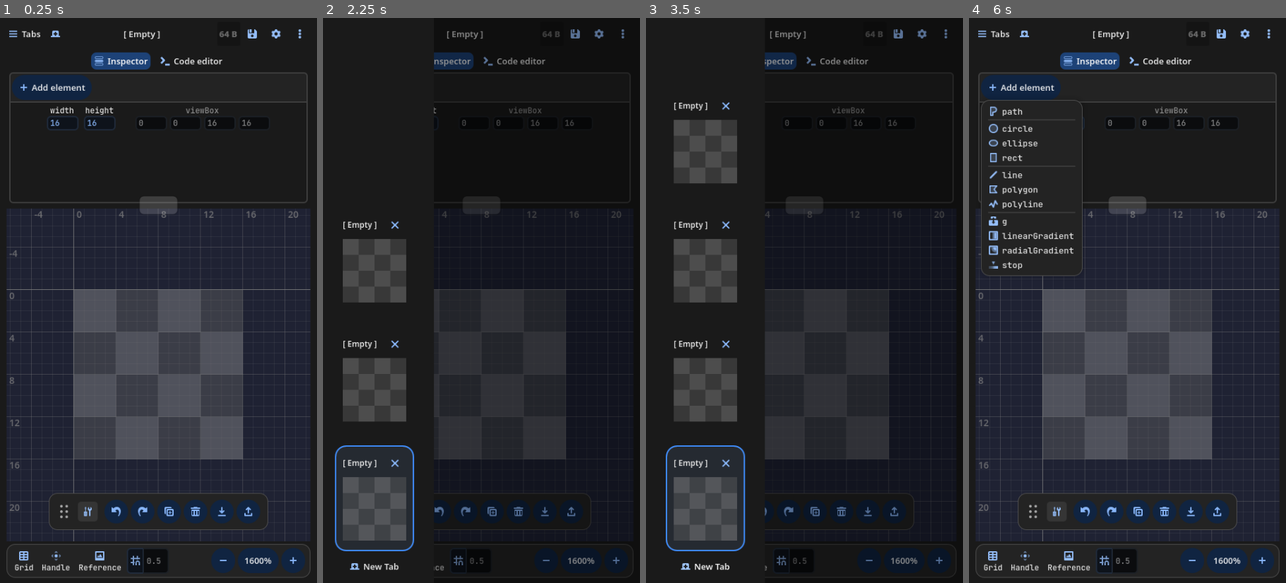
Above: before the commit, frames 1-4 (left to right).
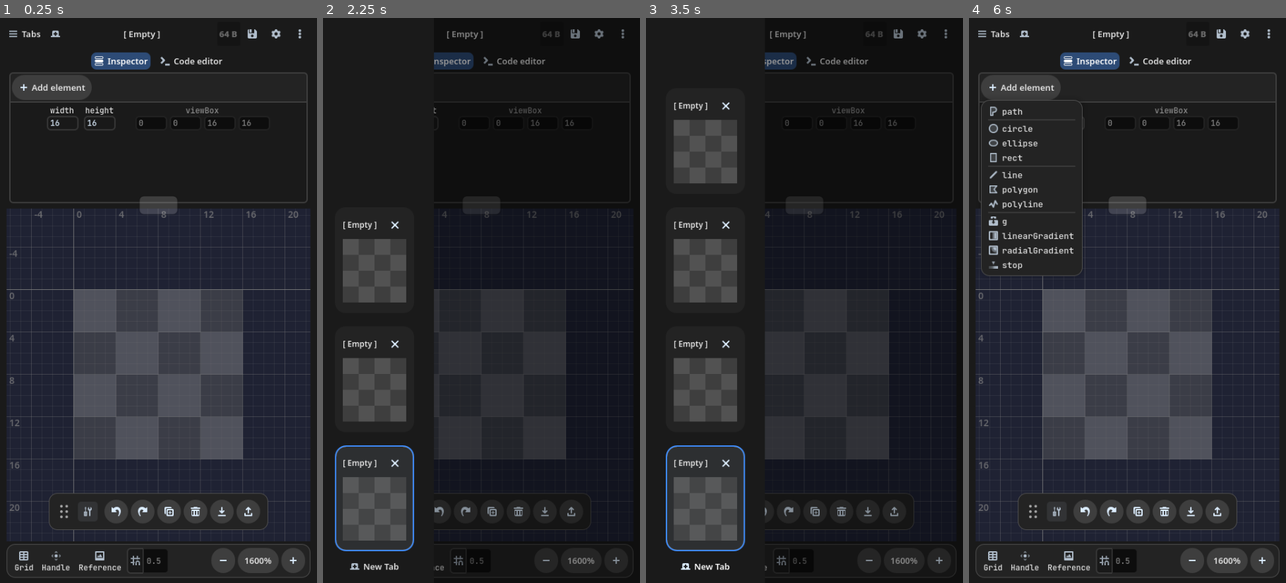
Above: after the commit, the same moments.

Repository: syntaxerror247/VectorTouch
Game: Godot game, scene res://src/ui_parts/editor_scene.tscn
Same seed, same stepped clock (60 frames per second), same inputs: the game is played once before the commit and once after it.
Inputs (mouse positions are in pixels of both pictures, inside the frame that each line leads up to):
- Up to frame 1 (0.25 s): no input
- Up to frame 2 (2.25 s): click (376, 34) at 0.5 s; click (376, 34) at 1.25 s; click "Tabs" at 2 s
- Up to frame 3 (3.5 s): click "New Tab" at 2.75 s
- Up to frame 4 (6 s): click "New Tab" at 3.5 s; click "[ Empty ]" at 4.25 s; click "Inspector" at 5 s; click "Add element" at 5.75 s

The runs differ from the first frame. In frame 1, 3.7% of the frame differs, in the area x 2-97%, y 2-99%; in frame 2, 2.4%; in frame 3, 2.3%; in frame 4, 3.9%.

Commit message:
Sync theme color generation with GodSVG

Diff:
--- a/src/utils/ThemeUtils.gd
+++ b/src/utils/ThemeUtils.gd
@@ -8,8 +8,7 @@
 static var accent_color: Color
 static var is_theme_dark: bool
 
-static var max_contrast_color: Color
-static var min_contrast_color: Color
+static var max_contrast_color: Color  # White on dark theme, black on light theme.
 static var extreme_theme_color: Color  # Black on dark theme, white on light theme.
 static var tinted_contrast_color: Color  # Base color used to derive icon colors and other UI elements.
 static var gray_color: Color  # Light gray on dark theme, darker gray on light theme.
@@ -18,8 +17,8 @@
 
 static var warning_icon_color: Color
 static var info_icon_color: Color
-static var folder_color: Color = Color.BLUE
-static var text_file_color: Color = Color.DARK_GRAY
+static var folder_color: Color
+static var text_file_color: Color
 
 static var hover_selected_inspector_frame_inner_color: Color
 static var hover_selected_inspector_frame_title_color: Color
@@ -87,26 +86,24 @@
 static var icon_hover_color: Color
 static var icon_pressed_color: Color
 
-static var translucent_button_color_disabled: Color
 static var flat_button_color_disabled: Color
 static var context_button_color_disabled: Color
 
 static var subtle_flat_panel_color: Color
 static var contrast_flat_panel_color: Color
 static var overlay_panel_inner_color: Color
-static var overlay_panel_subtler_inner_color: Color
+static var overlay_panel_border_color: Color
 
 static var scrollbar_pressed_color: Color
 
 static var line_edit_focus_color: Color
 static var line_edit_inner_color: Color
 static var line_edit_normal_border_color: Color
+static var mini_line_edit_inner_color: Color
 static var mini_line_edit_normal_border_color: Color
 static var line_edit_inner_color_disabled: Color
 static var line_edit_border_color_disabled: Color
 
-static var tab_container_panel_inner_color: Color
-static var tab_container_panel_border_color: Color
 static var text_edit_alternative_inner_color: Color
 
 static var selected_tab_color: Color
@@ -114,21 +111,21 @@
 
 static func color_difference(color1: Color, color2: Color) -> float:
 	return (absf(color1.r - color2.r) + absf(color1.g - color2.g) + absf(color1.b - color2.b)) / 3.0
-
 
 static func recalculate_colors() -> void:
 	base_color = Configs.savedata.base_color
 	accent_color = Configs.savedata.accent_color
-	is_theme_dark = base_color.get_luminance() < 0.5
-
-	extreme_theme_color = Color.BLACK if is_theme_dark else Color.WHITE
-	max_contrast_color = Color(1, 1, 1, 0.94) if is_theme_dark else Color(0, 0, 0, 0.87)
-	min_contrast_color = Color(1, 1, 1, 0.24) if is_theme_dark else Color(0, 0, 0, 0.24)
-
-	tinted_contrast_color = accent_color.lerp(max_contrast_color, 0.4)
-	gray_color = base_color.lerp(max_contrast_color, 0.5)
+	is_theme_dark = (base_color.get_luminance() < 0.5)
+
+	max_contrast_color = Color("#fff") if is_theme_dark else Color("000")
+	extreme_theme_color = Color("#000") if is_theme_dark else Color("fff")
+	tinted_contrast_color = Color("#def") if is_theme_dark else Color("061728")
+	gray_color = Color("808080") if is_theme_dark else Color("666")
 	tinted_gray_color = tinted_contrast_color.blend(Color(extreme_theme_color, 0.475))
-	black_or_white_counter_accent_color = extreme_theme_color if is_theme_dark else max_contrast_color
+	black_or_white_counter_accent_color = Color("#000") if accent_color.get_luminance() > 0.625 else Color("fff")
+
+	warning_icon_color = Color("fca") if is_theme_dark else Color("96592c")
+	info_icon_color = Color("acf") if is_theme_dark else Color("3a6ab0")
 	folder_color = Color("88b6dd") if is_theme_dark else Color("528fcc")
 	text_file_color = Color("fec") if is_theme_dark else Color("cc9629")
 
@@ -144,49 +141,53 @@
 	inspector_frame_title_color = inspector_frame_inner_color.lerp(max_contrast_color, 0.02)
 	inspector_frame_border_color = Color.from_hsv(0.6, 0.5, 0.35) if ThemeUtils.is_theme_dark else Color.from_hsv(0.6, 0.5, 0.875)
 
-	# Icons
-	warning_icon_color = Color("#FFD54F")
-	info_icon_color = Color("#64B5F6")
-	var icon_base = accent_color.lerp(max_contrast_color, 0.4)
+	intermediate_color = base_color
 	if is_theme_dark:
-		icon_normal_color  = icon_base.lightened(0.1)
-		icon_hover_color   = icon_base.lightened(0.2)
-		icon_pressed_color = icon_base.darkened(0.1)
+		intermediate_color.s *= 0.96
+		intermediate_color.v = 0.25 + 0.4 * sqrt(intermediate_color.v)
+		if is_zero_approx(base_color.s):
+			intermediate_color.h = accent_color.h
+		elif base_color.h <= 5/6.0 and base_color.h > 1/6.0:
+			intermediate_color.h = move_toward(intermediate_color.h, 1/6.0, 0.05)
 	else:
-		icon_normal_color  = icon_base.darkened(0.05)
-		icon_hover_color   = icon_base
-		icon_pressed_color = icon_base.darkened(0.15)
-
-	# Intermediate/neutral variants
-	intermediate_color = accent_color.lerp(extreme_theme_color, 0.6)
+		intermediate_color.s = 0.3 + 0.4 * sqrt(intermediate_color.s)
+		intermediate_color.v *= 0.92
+		if is_zero_approx(base_color.s):
+			if not is_zero_approx(accent_color.s):
+				intermediate_color.h = accent_color.h
+			else:
+				intermediate_color.s = 0
+				intermediate_color.v *= 0.9
+
 	desaturated_color = intermediate_color.lerp(gray_color, 0.3).lerp(extreme_theme_color, 0.08)
+	if not is_theme_dark:
+		desaturated_color.v *= 0.9
 	disabled_color = intermediate_color.lerp(gray_color, 0.8)
 
-	# Base/accent soft tones
-	soft_base_color = base_color.lerp(max_contrast_color, 0.015)
-	softer_base_color = base_color.lerp(max_contrast_color, 0.04)
+	soft_base_color = base_color.lerp(max_contrast_color, 0.015 if is_theme_dark else 0.03)
+	softer_base_color = base_color.lerp(max_contrast_color, 0.04 if is_theme_dark else 0.08)
 	soft_accent_color = accent_color.lerp(extreme_theme_color, 0.1)
-
-	# Overlay layers
-	hover_overlay_color = Color(max_contrast_color, 0.08)
+	hover_overlay_color = Color(tinted_contrast_color, 0.08)
 	pressed_overlay_color = Color(tinted_contrast_color.lerp(soft_accent_color, 0.6), 0.24)
 	hover_pressed_overlay_color = hover_overlay_color.blend(pressed_overlay_color)
 
-	soft_hover_overlay_color = Color(max_contrast_color, 0.06)
+	soft_hover_overlay_color = Color(tinted_contrast_color, 0.06)
 	soft_pressed_overlay_color = Color(tinted_contrast_color.lerp(soft_accent_color, 0.4), 0.18)
-	soft_hover_pressed_overlay_color = soft_hover_overlay_color.blend(soft_pressed_overlay_color)
-
-	strong_hover_overlay_color = Color(max_contrast_color, 0.12)
-	stronger_hover_overlay_color = Color(max_contrast_color, 0.16)
-
-	# Intermediate overlays
-	intermediate_hover_color = intermediate_color.blend(hover_overlay_color)
-	soft_intermediate_color = intermediate_color.lerp(extreme_theme_color, 0.36)
-	soft_intermediate_hover_color = soft_intermediate_color.blend(soft_hover_overlay_color)
-	softer_intermediate_color = intermediate_color.lerp(extreme_theme_color, 0.48)
-	softer_intermediate_hover_color = softer_intermediate_color.blend(soft_hover_overlay_color)
-
-	# Text
+	var softer_hover_overlay_color := soft_hover_overlay_color
+	softer_hover_overlay_color.a *= 0.5
+	soft_hover_pressed_overlay_color = softer_hover_overlay_color.blend(soft_pressed_overlay_color)
+
+	strong_hover_overlay_color = Color(tinted_contrast_color, 0.12)
+	stronger_hover_overlay_color = Color(tinted_contrast_color, 0.16)
+
+	intermediate_hover_color = intermediate_color.blend(strong_hover_overlay_color if is_theme_dark else stronger_hover_overlay_color)
+	soft_intermediate_color = intermediate_color.lerp(extreme_theme_color, 0.36 if is_theme_dark else 0.48)
+	soft_intermediate_hover_color = soft_intermediate_color.blend(soft_hover_overlay_color if is_theme_dark else hover_overlay_color)
+	softer_intermediate_color = intermediate_color.lerp(extreme_theme_color, 0.44)
+	if not is_theme_dark:
+		softer_intermediate_color.s *= 0.8
+	softer_intermediate_hover_color = softer_intermediate_color.blend(soft_hover_overlay_color if is_theme_dark else hover_overlay_color)
+
 	text_color = Color(max_contrast_color, 0.875)
 	highlighted_text_color = Color(max_contrast_color)
 	dim_text_color = Color(max_contrast_color, 0.75)
@@ -194,47 +195,41 @@
 	subtle_text_color = Color(max_contrast_color, 0.375)
 	editable_text_color = tinted_contrast_color
 
-	# Panels
 	basic_panel_inner_color = softer_base_color
 	basic_panel_border_color = base_color.lerp(max_contrast_color, 0.24)
 	basic_panel_border_color.s = minf(basic_panel_border_color.s * 2.0, lerpf(basic_panel_border_color.s, 1.0, 0.2))
-	subtle_panel_border_color = basic_panel_border_color.lerp(basic_panel_inner_color, 0.4)
-	subtle_panel_border_color.s = minf(subtle_panel_border_color.s * 2.0, lerpf(subtle_panel_border_color.s, 1.0, 0.2))
-
-	overlay_panel_inner_color = base_color.lerp(extreme_theme_color, 0.15)
-	overlay_panel_subtler_inner_color = base_color.lerp(extreme_theme_color, 0.08)
-
-	tab_container_panel_inner_color = base_color.lerp(extreme_theme_color, 0.12)
-	tab_container_panel_border_color = max_contrast_color.lerp(base_color, 0.9)
-
-	subtle_flat_panel_color = base_color.lerp(max_contrast_color, 0.05)
-	contrast_flat_panel_color = Color(tinted_contrast_color, 0.1)
-
-	# Selection
+	subtle_panel_border_color = basic_panel_border_color.lerp(extreme_theme_color, 0.24)
+
 	caret_color = Color(tinted_contrast_color, 0.875)
 	selection_color = Color(accent_color, 0.375)
 	disabled_selection_color = Color(gray_color, 0.4)
 
-	# Buttons
 	common_button_inner_color_pressed = intermediate_color.lerp(accent_color, 0.64).lerp(extreme_theme_color, 0.4)
 	common_button_border_color_pressed = intermediate_color.lerp(accent_color, 0.8)
 	common_button_inner_color_disabled = desaturated_color.lerp(gray_color, 0.4).lerp(extreme_theme_color, 0.72)
 	common_button_border_color_disabled = desaturated_color.lerp(gray_color, 0.4).lerp(extreme_theme_color, 0.56)
 
-	flat_button_color_disabled = base_color.lerp(max_contrast_color, 0.08)
-	translucent_button_color_disabled = base_color.lerp(max_contrast_color, 0.1)
+	icon_normal_color = tinted_contrast_color.lerp(extreme_theme_color, 0.2)
+	icon_hover_color = tinted_contrast_color
+	icon_pressed_color = max_contrast_color
+
+	flat_button_color_disabled = Color(disabled_color.lerp(extreme_theme_color, 0.4), 0.18)
 	context_button_color_disabled = Color(Color.BLACK, maxf(0.16, 0.48 - color_difference(Color.BLACK, basic_panel_inner_color) * 2)) if is_theme_dark\
 			else Color(Color.BLACK, 0.055)
 
 	subtle_flat_panel_color = base_color
 	contrast_flat_panel_color = Color(tinted_contrast_color, 0.1)
 	overlay_panel_inner_color = base_color.lerp(extreme_theme_color, 0.1)
+	overlay_panel_border_color = base_color.lerp(max_contrast_color, 0.32)
+	overlay_panel_border_color.s = minf(overlay_panel_border_color.s * 4.0, lerpf(overlay_panel_border_color.s, 1.0, 0.6))
+	overlay_panel_border_color.v = lerpf(overlay_panel_border_color.v, 1.0, 0.125)
 
 	scrollbar_pressed_color = intermediate_color.blend(Color(tinted_contrast_color.lerp(accent_color.lerp(max_contrast_color, 0.1), 0.2), 0.4))
 
 	line_edit_focus_color = Color(accent_color, 0.4)
 	line_edit_inner_color = desaturated_color.lerp(extreme_theme_color, 0.74)
 	line_edit_normal_border_color = desaturated_color.lerp(extreme_theme_color, 0.42 if is_theme_dark else 0.35)
+	mini_line_edit_inner_color = desaturated_color.lerp(extreme_theme_color, 0.78)
 	mini_line_edit_normal_border_color = desaturated_color.lerp(max_contrast_color, 0.04)
 	line_edit_inner_color_disabled = desaturated_color.lerp(gray_color, 0.4).lerp(extreme_theme_color, 0.88)
 	line_edit_border_color_disabled = desaturated_color.lerp(gray_color, 0.4).lerp(extreme_theme_color, 0.68)
@@ -247,18 +242,6 @@
 	connected_button_inner_color_pressed = line_edit_inner_color.lerp(common_button_inner_color_pressed, 0.8)
 	connected_button_border_color_pressed = line_edit_normal_border_color.lerp(common_button_border_color_pressed, 0.6)
 
-	# Scrollbars
-	scrollbar_pressed_color = accent_color.lerp(max_contrast_color, 0.4)
-
-	# LineEdits
-	line_edit_focus_color = Color(accent_color, 0.4)
-	line_edit_inner_color = desaturated_color.lerp(extreme_theme_color, 0.74)
-	line_edit_normal_border_color = desaturated_color.lerp(extreme_theme_color, 0.42)
-	mini_line_edit_normal_border_color = desaturated_color.lerp(extreme_theme_color, 0.225)
-	line_edit_inner_color_disabled = desaturated_color.lerp(gray_color, 0.4).lerp(extreme_theme_color, 0.88)
-	line_edit_border_color_disabled = desaturated_color.lerp(gray_color, 0.4).lerp(extreme_theme_color, 0.68)
-
-	# Tabs
 	selected_tab_color = softer_intermediate_hover_color.lerp(accent_color, 0.2)
 	selected_tab_border_color = accent_color
 
@@ -375,7 +358,8 @@
 	tab_stylebox.content_margin_right = 12.0
 	tab_stylebox.content_margin_top = 10.0
 	tab_stylebox.content_margin_bottom = 10.0
-	tab_stylebox.bg_color = subtle_flat_panel_color
+	tab_stylebox.bg_color = basic_panel_inner_color
+	tab_stylebox.border_color = basic_panel_border_color
 	theme.set_stylebox("panel", "TabItem", tab_stylebox)
 
 	theme.add_type("TabItemActive")
@@ -402,8 +386,8 @@
 	theme.add_type("SideBarContent")
 	theme.set_type_variation("SideBarContent", "PanelContainer")
 	var panel_stylebox := StyleBoxFlat.new()
-	panel_stylebox.bg_color = tab_container_panel_inner_color
-	panel_stylebox.border_color = tab_container_panel_border_color
+	panel_stylebox.bg_color = soft_base_color.lerp(softer_base_color, 0.6)
+	panel_stylebox.border_color = subtle_panel_border_color
 	panel_stylebox.set_border_width_all(1)
 	panel_stylebox.set_corner_radius_all(8)
 	panel_stylebox.content_margin_left = 16
@@ -699,7 +683,7 @@
 	theme.set_stylebox("pressed", "TranslucentButton", pressed_translucent_button_stylebox)
 
 	var disabled_translucent_button_stylebox := normal_translucent_button_stylebox.duplicate()
-	disabled_translucent_button_stylebox.bg_color = translucent_button_color_disabled
+	disabled_translucent_button_stylebox.bg_color = context_button_color_disabled
 	theme.set_stylebox("disabled", "TranslucentButton", disabled_translucent_button_stylebox)
 
 	theme.add_type("FlatButton")
@@ -1250,8 +1234,8 @@
 	theme.set_font_size("font_size", "TabContainer", 14)
 
 	var panel_stylebox := StyleBoxFlat.new()
-	panel_stylebox.bg_color = tab_container_panel_inner_color
-	panel_stylebox.border_color = tab_container_panel_border_color
+	panel_stylebox.bg_color = soft_base_color.lerp(softer_base_color, 0.5)
+	panel_stylebox.border_color = subtle_panel_border_color
 	panel_stylebox.border_width_left = 2
 	panel_stylebox.border_width_right = 2
 	panel_stylebox.border_width_bottom = 2
